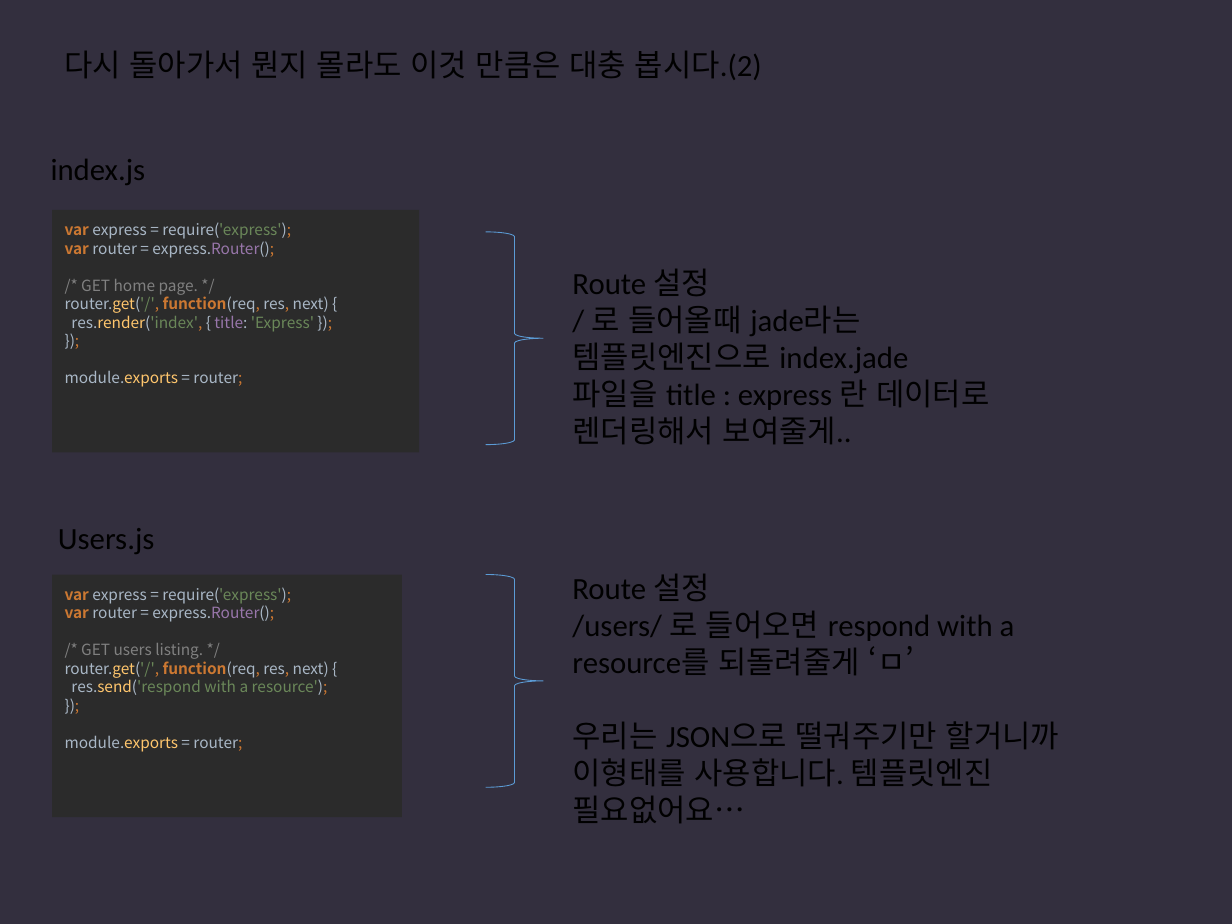
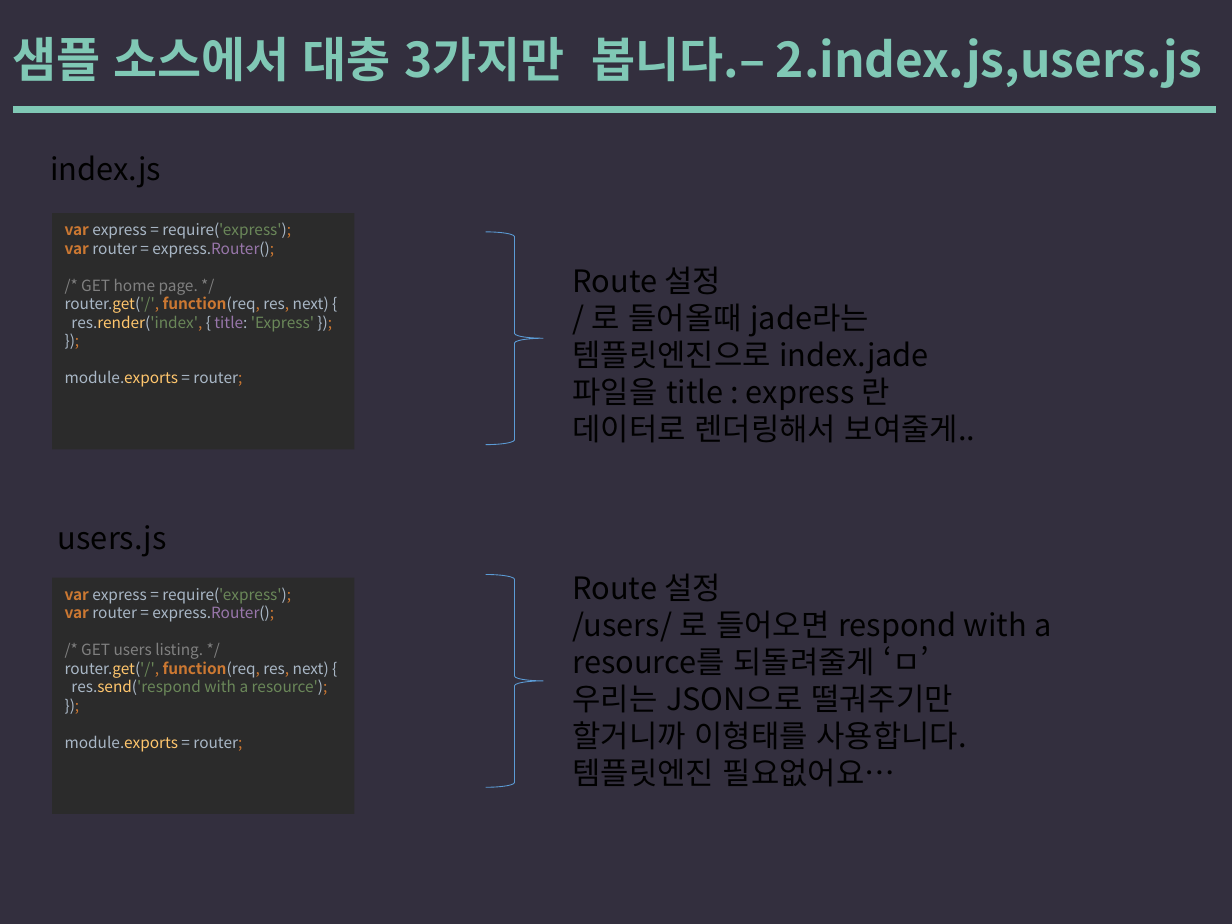
Before and after one commit to yysstory/mozzi, a slide deck: slide 42 of DOCS/1.pptx. Drawn at 1232x924 pixels with LibreOffice and Linux fonts; fonts in the diff are those of the drawing. Boxes give left, top, right and bottom in pixels: in the first picture for what was removed or moved away, otherwise in the second. Text is boxed around its words. In the diff, an @@ line names an element or a change of style, - is before the commit and + after.

```diff
--- a/DOCS/1.pptx
+++ b/DOCS/1.pptx
@@ text at <box>12,37,1202,88</box>: text changed; size 18 to 28 pt; font Calibri to Noto Sans CJK KR; text colour #000000 to #80C8B5; bold on @@
-다시 돌아가서 뭔지 몰라도 이것 만큼은 대충 봅시다.(2)
+샘플 소스에서 대충 3가지만 봅니다.– 2.index.js,users.js
@@ line added from (16, 110) to (1212, 110), #80C8B5 4 pt @@
@@ rectangle "var express = require('express'); var ...": place and size @@
-rectangle "var express = require('express'); var ..." at <box>52,209,419,452</box>
+rectangle "var express = require('express'); var ..." at <box>52,213,354,450</box>
@@ text at <box>58,525,167,556</box>: text changed; font Calibri to Noto Sans CJK KR @@
-Users.js
+users.js
@@ font Calibri to Noto Sans CJK KR in 3 elements at <box>51,156,162,187</box>, <box>572,267,975,442</box>, <box>572,574,1051,786</box> @@
@@ rectangle "var express = require('express'); var ...": place and size @@
-rectangle "var express = require('express'); var ..." at <box>52,574,402,817</box>
+rectangle "var express = require('express'); var ..." at <box>52,578,354,814</box>
```
Also in this commit, not shown: 27 other slides changed.
